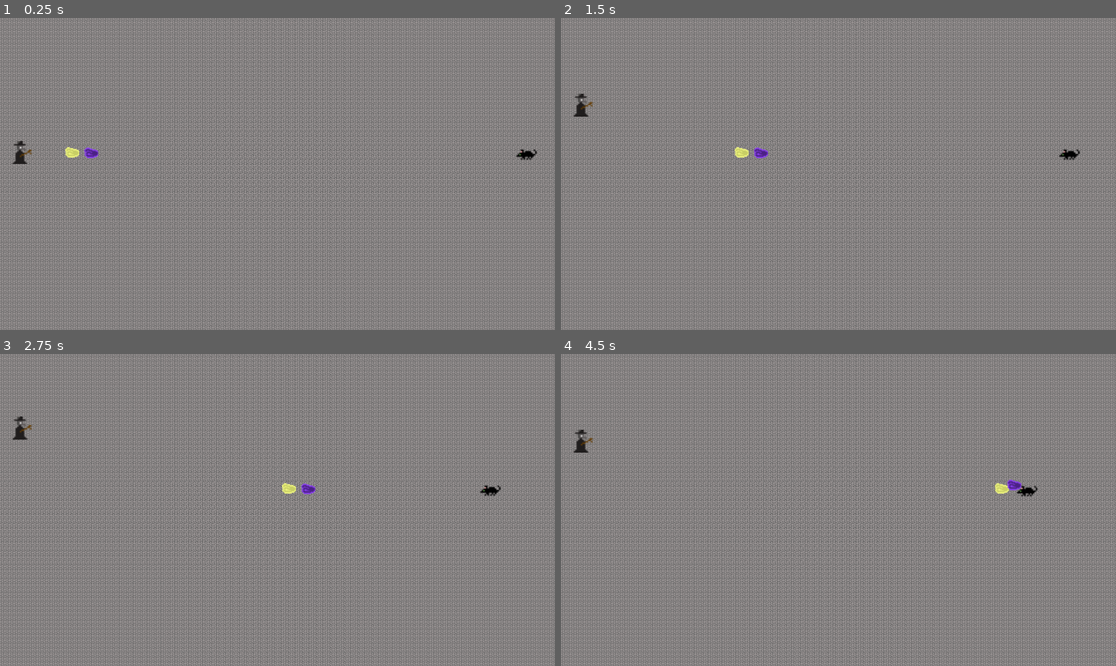
Above: before the commit, frames 1-4 (two rows, left to right).
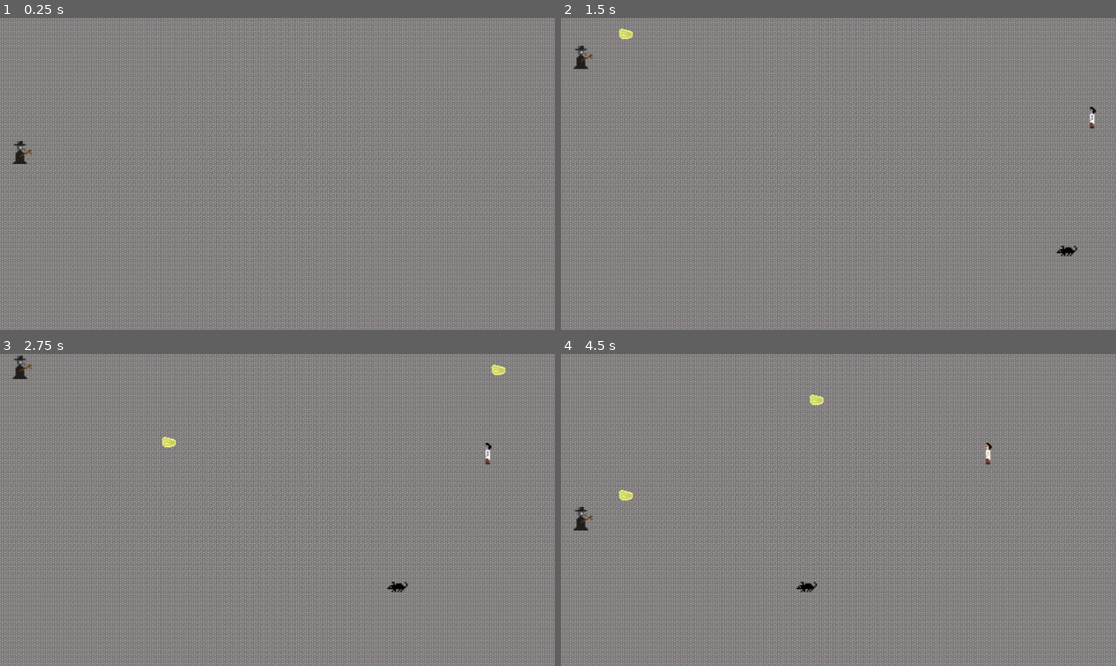
Above: after the commit, the same moments.

Repository: pmarkee/heal-em-up
Game: Godot game, scene res://scene/Main.tscn
Two runs of this game, one before a commit and one after it. Both use one fixed random seed, a clock stepped at 60 frames per second and the inputs below.
Inputs:
- Up to frame 1 (0.25 s): no input
- Up to frame 2 (1.5 s): hold W (up) 0.53-1.28 s; tap C (change_weapon) at 0.6 s; tap Space (shoot) at 0.8, 1.35 s; hold S (down) from 1.28 s (still down)
- Up to frame 3 (2.75 s): tap C (change_weapon) at 1.55, 2.1 s; release S (down) at 2.03 s; hold W (up) from 2.03 s (still down); tap Space (shoot) at 2.3 s
- Up to frame 4 (4.5 s): tap Space (shoot) at 2.85, 3.8, 4.35 s; tap C (change_weapon) at 3.05, 3.6 s; release W (up) at 3.53 s; hold S (down) from 3.53 s (still down)

The runs differ from the first frame. In frame 1, 0.2% of the frame differs, in the area x 11-97%, y 41-46%; in frame 2, 0.7%; in frame 3, 0.8%; in frame 4, 0.8%, in the area x 2-86%, y 12-77%.

Commit message:
Add Villager scene and create the interactions between all the scenes

Diff:
--- a/scene/Heal.tscn
+++ b/scene/Heal.tscn
@@ -4,7 +4,7 @@
 [ext_resource path="res://src/Heal.gd" type="Script" id=2]
 [ext_resource path="res://scene/ProjectileShape.tscn" type="PackedScene" id=3]
 
-[node name="Heal" type="KinematicBody2D"]
+[node name="Heal" type="Area2D"]
 collision_layer = 8
 collision_mask = 6
 script = ExtResource( 2 )
@@ -15,3 +15,7 @@
 texture = ExtResource( 1 )
 
 [node name="CollisionShape2D" parent="." instance=ExtResource( 3 )]
+
+[node name="VisibilityNotifier2D" type="VisibilityNotifier2D" parent="."]
+[connection signal="area_entered" from="." to="." method="_on_Heal_area_entered"]
+[connection signal="screen_exited" from="VisibilityNotifier2D" to="." method="_on_VisibilityNotifier2D_screen_exited"]
--- a/scene/Main.tscn
+++ b/scene/Main.tscn
@@ -1,25 +1,33 @@
-[gd_scene load_steps=6 format=2]
+[gd_scene load_steps=8 format=2]
 
 [ext_resource path="res://scene/Background.tscn" type="PackedScene" id=1]
 [ext_resource path="res://scene/Player.tscn" type="PackedScene" id=2]
 [ext_resource path="res://scene/Rat.tscn" type="PackedScene" id=3]
 [ext_resource path="res://scene/Heal.tscn" type="PackedScene" id=4]
 [ext_resource path="res://scene/Purge.tscn" type="PackedScene" id=5]
+[ext_resource path="res://src/Main.gd" type="Script" id=6]
+[ext_resource path="res://scene/Villager.tscn" type="PackedScene" id=7]
 
 [node name="Main" type="Node"]
+script = ExtResource( 6 )
+Rat = ExtResource( 3 )
+Villager = ExtResource( 7 )
+Heal = ExtResource( 4 )
+Purge = ExtResource( 5 )
 
 [node name="Background" parent="." instance=ExtResource( 1 )]
 margin_top = 0.0394983
 margin_bottom = 1080.04
 
-[node name="Player" parent="Background" instance=ExtResource( 2 )]
-position = Vector2( 73.8923, 466.309 )
+[node name="Player" parent="." instance=ExtResource( 2 )]
+position = Vector2( 73.8923, 466.348 )
 
-[node name="Rat" parent="Background" instance=ExtResource( 3 )]
-position = Vector2( 1834.12, 470.535 )
+[node name="RatTimer" type="Timer" parent="."]
+autostart = true
 
-[node name="Heal" parent="Background" instance=ExtResource( 4 )]
-position = Vector2( 174.429, 466.737 )
-
-[node name="Purge" parent="Background" instance=ExtResource( 5 )]
-position = Vector2( 241.385, 466.938 )
+[node name="VillagerTimer" type="Timer" parent="."]
+autostart = true
+[connection signal="die" from="Player" to="." method="_on_Player_die"]
+[connection signal="shoot" from="Player" to="." method="_on_Player_shoot"]
+[connection signal="timeout" from="RatTimer" to="." method="_on_RatTimer_timeout"]
+[connection signal="timeout" from="VillagerTimer" to="." method="_on_VillagerTimer_timeout"]
--- a/scene/Player.tscn
+++ b/scene/Player.tscn
@@ -6,7 +6,7 @@
 [sub_resource type="RectangleShape2D" id=1]
 extents = Vector2( 23.0173, 39.0725 )
 
-[node name="Player" type="KinematicBody2D"]
+[node name="Player" type="Area2D"]
 collision_mask = 6
 script = ExtResource( 1 )
 
@@ -22,4 +22,5 @@
 [node name="doctor" type="Sprite" parent="."]
 scale = Vector2( 5, 5 )
 texture = ExtResource( 2 )
+[connection signal="area_entered" from="." to="." method="_on_Player_area_entered"]
 [connection signal="timeout" from="ShootTimer" to="." method="_on_ShootTimer_timeout"]
--- a/scene/Purge.tscn
+++ b/scene/Purge.tscn
@@ -4,7 +4,9 @@
 [ext_resource path="res://assets/purge.png" type="Texture" id=2]
 [ext_resource path="res://scene/ProjectileShape.tscn" type="PackedScene" id=3]
 
-[node name="Purge" type="KinematicBody2D"]
+[node name="Purge" type="Area2D"]
+collision_layer = 16
+collision_mask = 6
 script = ExtResource( 1 )
 
 [node name="purge" type="Sprite" parent="."]
@@ -12,3 +14,7 @@
 texture = ExtResource( 2 )
 
 [node name="CollisionShape2D" parent="." instance=ExtResource( 3 )]
+
+[node name="VisibilityNotifier2D" type="VisibilityNotifier2D" parent="."]
+[connection signal="area_entered" from="." to="." method="_on_Purge_area_entered"]
+[connection signal="screen_exited" from="VisibilityNotifier2D" to="." method="_on_VisibilityNotifier2D_screen_exited"]
--- a/scene/Rat.tscn
+++ b/scene/Rat.tscn
@@ -7,9 +7,9 @@
 radius = 13.1883
 height = 37.7459
 
-[node name="Rat" type="KinematicBody2D"]
+[node name="Rat" type="Area2D"]
 collision_layer = 2
-collision_mask = 29
+collision_mask = 24
 script = ExtResource( 2 )
 
 [node name="rat" type="Sprite" parent="."]
@@ -20,3 +20,7 @@
 position = Vector2( 0, 2.548 )
 rotation = 1.5708
 shape = SubResource( 1 )
+
+[node name="VisibilityNotifier2D" type="VisibilityNotifier2D" parent="."]
+[connection signal="area_entered" from="." to="." method="_on_Rat_area_entered"]
+[connection signal="screen_exited" from="VisibilityNotifier2D" to="." method="_on_VisibilityNotifier2D_screen_exited"]
--- /dev/null
+++ b/scene/Villager.tscn
@@ -0,0 +1,35 @@
+[gd_scene load_steps=6 format=2]
+
+[ext_resource path="res://assets/villager.png" type="Texture" id=1]
+[ext_resource path="res://assets/villager_plagued.png" type="Texture" id=2]
+[ext_resource path="res://src/Villager.gd" type="Script" id=3]
+
+[sub_resource type="SpriteFrames" id=1]
+animations = [ {
+"frames": [ ExtResource( 1 ), ExtResource( 2 ) ],
+"loop": true,
+"name": "plague",
+"speed": 5.0
+} ]
+
+[sub_resource type="RectangleShape2D" id=2]
+extents = Vector2( 7.58279, 37.4802 )
+
+[node name="Villager" type="Area2D"]
+collision_layer = 4
+collision_mask = 26
+script = ExtResource( 3 )
+
+[node name="AnimatedSprite" type="AnimatedSprite" parent="."]
+scale = Vector2( 5, 5 )
+frames = SubResource( 1 )
+animation = "plague"
+frame = 1
+
+[node name="CollisionShape2D" type="CollisionShape2D" parent="."]
+position = Vector2( -2.44313, -2.40647 )
+shape = SubResource( 2 )
+
+[node name="VisibilityNotifier2D" type="VisibilityNotifier2D" parent="."]
+[connection signal="area_entered" from="." to="." method="_on_Villager_area_entered"]
+[connection signal="screen_exited" from="VisibilityNotifier2D" to="." method="_on_VisibilityNotifier2D_screen_exited"]
--- a/src/Heal.gd
+++ b/src/Heal.gd
@@ -1,6 +1,15 @@
-extends KinematicBody2D
+extends Area2D
 
-var velocity = Vector2.RIGHT * 300
+var velocity = Vector2.RIGHT * 20
+
+func _ready():
+    add_to_group("heal")
 
 func _physics_process(delta: float) -> void:
-    move_and_slide(velocity)
+    position += velocity
+
+func _on_Heal_area_entered(area):
+    queue_free()
+
+func _on_VisibilityNotifier2D_screen_exited():
+    queue_free()
--- /dev/null
+++ b/src/Main.gd
@@ -0,0 +1,42 @@
+extends Node
+
+export (PackedScene) var Rat
+export (PackedScene) var Villager
+
+export (PackedScene) var Heal
+export (PackedScene) var Purge
+
+var score = 0
+var mob_spawn_x = 1900
+
+func _on_Player_shoot():
+    var weapon = Heal if $Player.current_weapon == 1 else Purge
+    var shot = weapon.instance()
+    shot.position.x = $Player.position.x + 10
+    shot.position.y = $Player.position.y
+    add_child(shot)
+
+func _on_Villager_die(score_to_give):
+    score += score_to_give
+
+func _on_Player_die():
+    print("Game over")
+
+func _on_Rat_die():
+    score += 1
+
+func _on_RatTimer_timeout():
+    randomize()
+    var rat = Rat.instance()
+    rat.position.x = mob_spawn_x
+    rat.position.y = randi() % 1000 + 10
+    add_child(rat)
+    $RatTimer.start(randi() % 7 + 3)
+
+func _on_VillagerTimer_timeout():
+    randomize()
+    var villager = Villager.instance()
+    villager.position.x = mob_spawn_x
+    villager.position.y = randi() % 1000 + 10
+    add_child(villager)
+    $VillagerTimer.start(randi() % 7 + 3)
--- a/src/Player.gd
+++ b/src/Player.gd
@@ -1,22 +1,19 @@
-extends KinematicBody2D
+extends Area2D
 
 signal shoot
+signal die
 
 var velocity: = Vector2.ZERO
 var can_shoot: = false
+var lives = 5
 
-var weapons = ["heal", "purge"]
 var current_weapon = 0
-
-func change_weapon() -> void:
-    # Basically toggle between Heal and Purge
-    current_weapon = 1 - current_weapon
 
 func _physics_process(delta: float) -> void:
     if Input.is_action_pressed("up"):
-        velocity.y = -300
+        velocity.y = -10
     elif Input.is_action_pressed("down"):
-        velocity.y = 300
+        velocity.y = 10
     else:
         velocity.y = 0
 
@@ -27,8 +24,24 @@
         emit_signal("shoot")
         can_shoot = false
 
-    move_and_slide(velocity)
+    position.y = clamp(position.y + velocity.y, 0, 1080)
+
+
+func change_weapon() -> void:
+    # Basically toggle between Heal and Purge
+    current_weapon = 1 - current_weapon
 
 
 func _on_ShootTimer_timeout() -> void:
     can_shoot = true
+
+
+func _on_Player_area_entered(area):
+    if area.is_in_group("rats"):
+        lives -= 1
+    elif area.is_in_group("villagers"):
+        if area.is_sick:
+            lives -= 1
+
+    if lives == 0:
+        emit_signal("die")
--- a/src/Purge.gd
+++ b/src/Purge.gd
@@ -1,6 +1,15 @@
-extends KinematicBody2D
+extends Area2D
 
-var velocity = Vector2.RIGHT * 300
+var velocity = Vector2.RIGHT * 20
+
+func _ready():
+    add_to_group("purge")
 
 func _physics_process(delta: float) -> void:
-    move_and_slide(velocity)
+    position += velocity
+
+func _on_Purge_area_entered(area):
+    queue_free()
+
+func _on_VisibilityNotifier2D_screen_exited():
+    queue_free()
--- a/src/Rat.gd
+++ b/src/Rat.gd
@@ -1,6 +1,20 @@
-extends KinematicBody2D
+extends Area2D
 
-var velocity = Vector2.LEFT * 50
+signal die
 
+var velocity = Vector2.LEFT * 5
+
+func _ready():
+    add_to_group("rats")
+
+# warning-ignore:unused_argument
 func _physics_process(delta):
-    move_and_slide(velocity)
+    position += velocity
+
+func _on_Rat_area_entered(area):
+    if area.is_in_group("purge"):
+        emit_signal("die")
+        queue_free()
+
+func _on_VisibilityNotifier2D_screen_exited():
+    queue_free()
--- /dev/null
+++ b/src/Villager.gd
@@ -0,0 +1,27 @@
+extends Area2D
+
+signal die
+
+var velocity = Vector2.LEFT * 2
+var is_sick = true
+
+func _ready():
+    add_to_group("villagers")
+
+func _physics_process(delta):
+    position += velocity
+
+func _on_Villager_area_entered(area):
+    if area.is_in_group("heal"):
+        $AnimatedSprite.set_frame(0)
+        is_sick = false
+    elif area.is_in_group("purge"):
+        queue_free()
+        emit_signal("die", 0 if is_sick else -1)
+    elif area.is_in_group("rats"):
+        $AnimatedSprite.set_frame(1)
+        is_sick = true
+
+func _on_VisibilityNotifier2D_screen_exited():
+    emit_signal("die", -1 if is_sick else 1)
+    queue_free()
Binary file added: assets/villager.png
Binary file added: assets/villager_plagued.png
